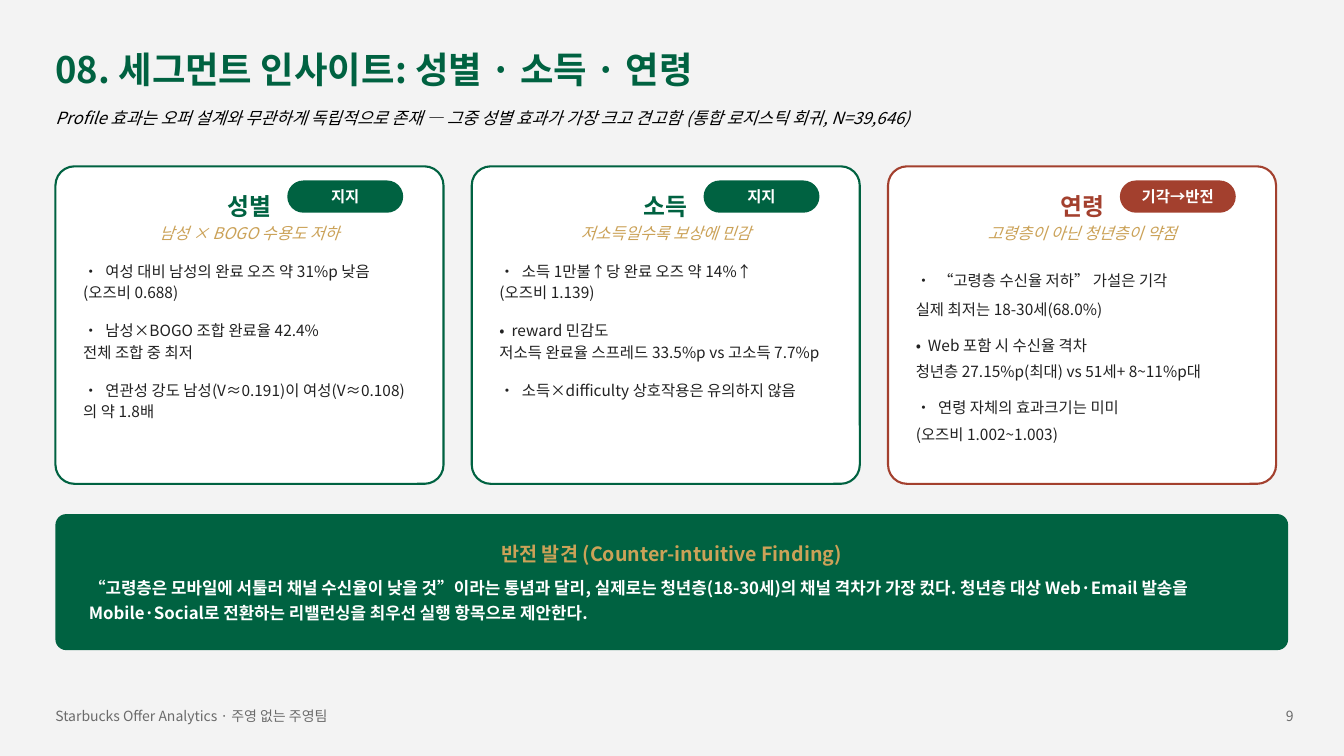
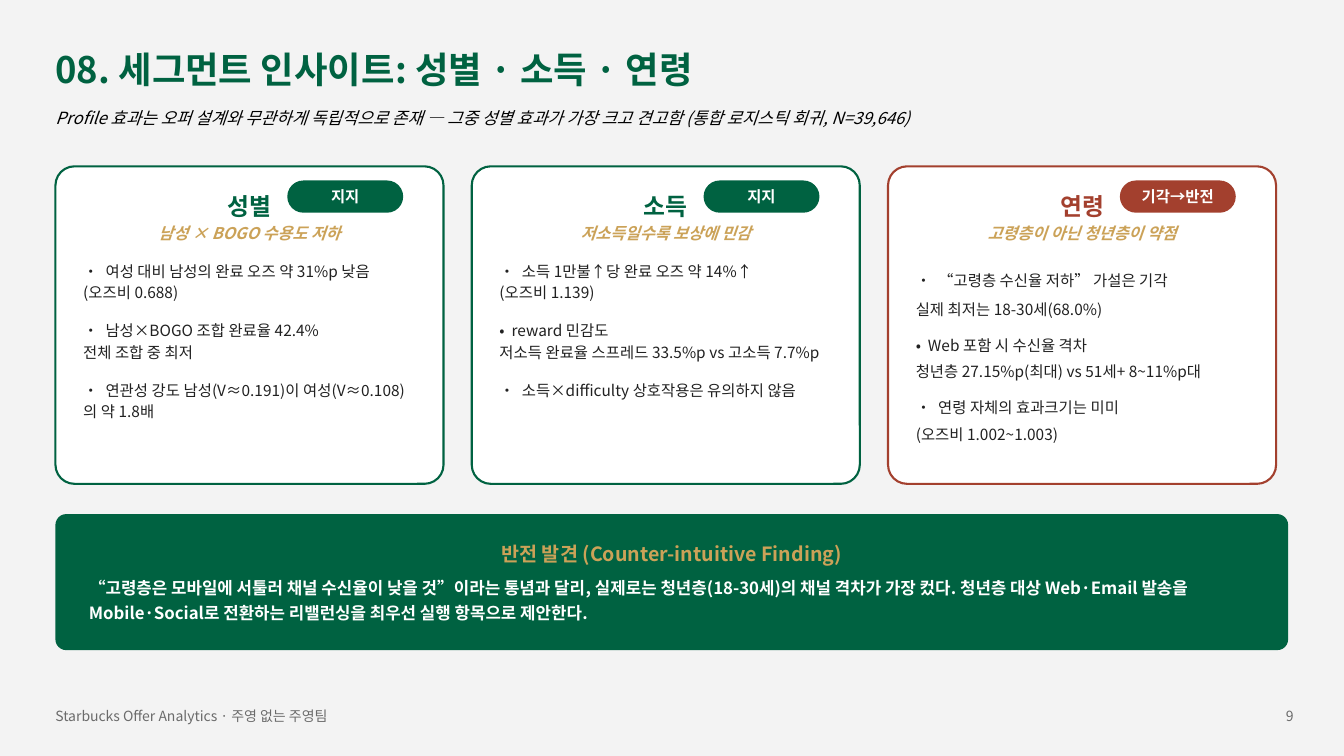
Before and after one commit to Sicheol-Pyo/ai-data-bootcamp, a slide deck: slide 9 of project_2/주영 없는 주영팀 Project2 발표자료.pptx. Drawn at 1344x756 pixels with LibreOffice and Linux fonts; fonts in the diff are those of the drawing. Boxes give left, top, right and bottom in pixels: in the first picture for what was removed or moved away, otherwise in the second. Text is boxed around its words. In the diff, an @@ line names an element or a change of style, - is before the commit and + after.

```diff
--- a/project_2/주영 없는 주영팀 Project2 발표자료.pptx
+++ b/project_2/주영 없는 주영팀 Project2 발표자료.pptx
@@ text in rounded rectangle at <box>158,225,341,241</box>: bold on in "남성 × BOGO 수용도 저하" @@
@@ text in rounded rectangle at <box>581,225,751,241</box>: bold on in "저소득일수록 보상에 민감" @@
@@ text in rounded rectangle at <box>988,225,1177,241</box>: bold on in "고령층이 아닌 청년층이 약점" @@
```
Also in this commit, not shown: 3 other slides changed, 5 other files.
